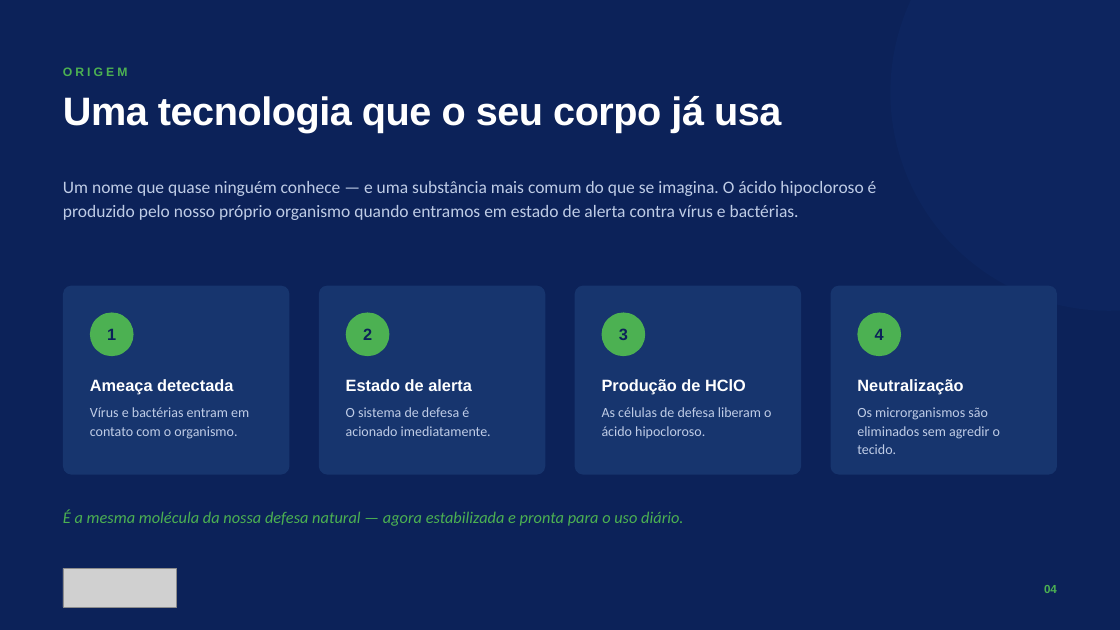
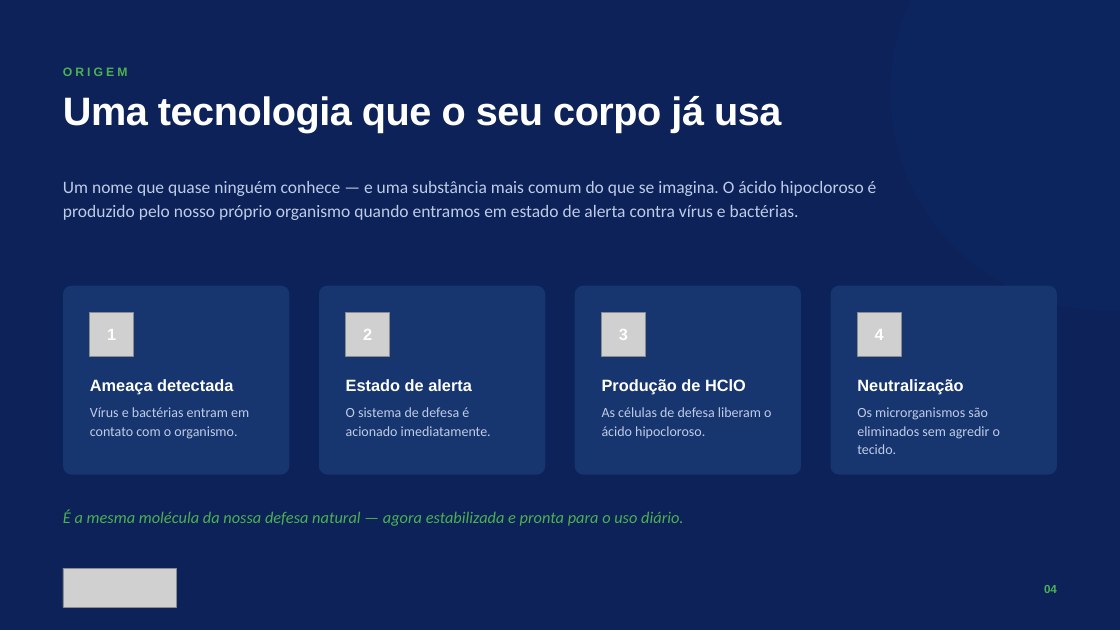
Before and after one commit to eglisbandeira40/Victor, a slide deck: slide 4 of apresentacao/Acido-Hipocloroso-Apresentacao.pptx. Drawn at 1120x630 pixels with LibreOffice and Linux fonts; fonts in the diff are those of the drawing; grey boxes stand for pictures. Boxes give left, top, right and bottom in pixels: in the first picture for what was removed or moved away, otherwise in the second. Text is boxed around its words. In the diff, an @@ line names an element or a change of style, - is before the commit and + after.

```diff
--- a/apresentacao/Acido-Hipocloroso-Apresentacao.pptx
+++ b/apresentacao/Acido-Hipocloroso-Apresentacao.pptx
@@ ellipse removed at <box>90,313,134,356</box> @@
@@ picture added at <box>90,313,134,356</box> @@
@@ ellipse removed at <box>346,313,390,356</box> @@
@@ picture added at <box>346,313,390,356</box> @@
@@ ellipse removed at <box>602,313,645,356</box> @@
@@ picture added at <box>602,313,645,356</box> @@
@@ text colour #0C2259 to #FFFFFF in 4 elements at <box>107,329,116,340</box>, <box>363,329,372,340</box>, <box>619,329,628,340</box>, <box>875,329,884,340</box> @@
@@ ellipse removed at <box>858,313,902,356</box> @@
@@ picture added at <box>858,313,902,356</box> @@
```
Also in this commit, not shown: 9 other slides changed, 3 other files.
